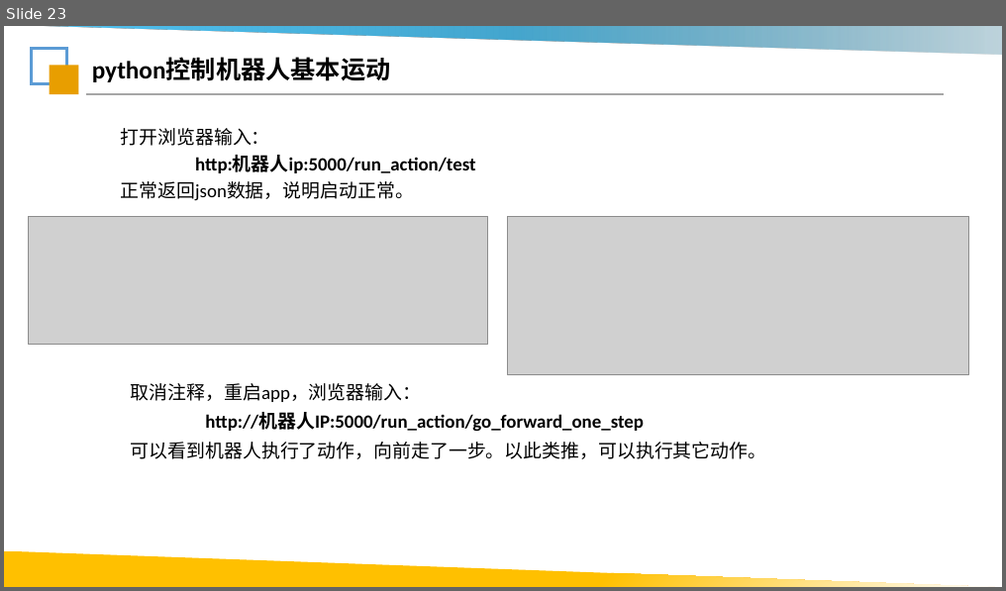
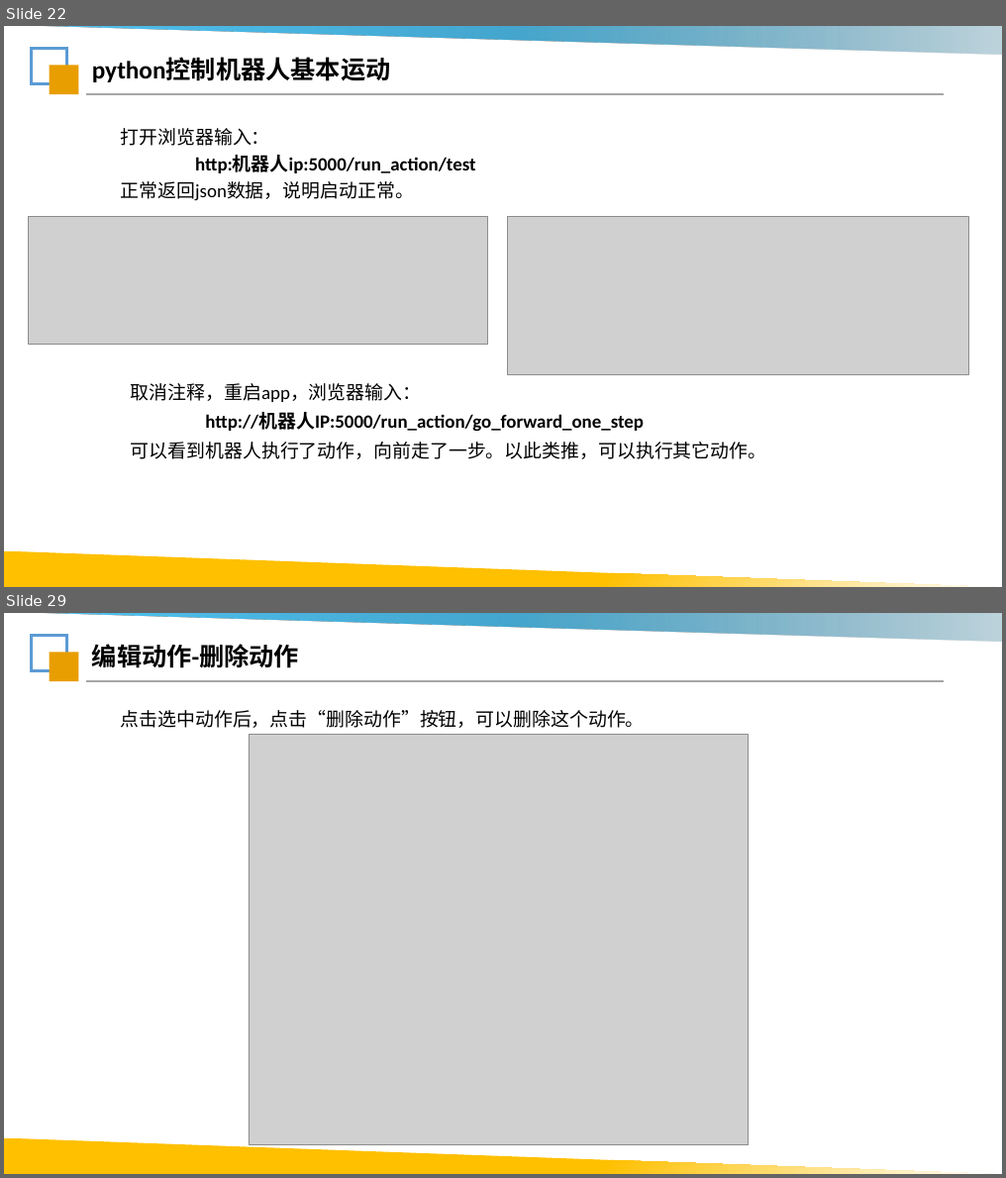
Before and after one commit to Lsnxiaoxiong/robot-course, a slide deck: ppt/第2课_Python与机器人控制.pptx. Shown one above the other, each under a label of ours: slide 23 before the commit, slides 22 and 29 after it; the slides between them are not shown. The pictures are 1006x591 and 1006x1178 pixels, drawn with LibreOffice and Linux fonts; fonts in the diff are those of the drawing; grey boxes stand for pictures; background and template pictures are left out. Boxes give left, top, right and bottom in pixels: in the first picture for what was removed or moved away, otherwise in the second. Text is boxed around its words. In the diff, an @@ line names an element or a change of style, - is before the commit and + after.

```diff
--- a/ppt/第2课_Python与机器人控制.pptx
+++ b/ppt/第2课_Python与机器人控制.pptx
@@ slide 29 added at (x1=4, y1=613, x2=1002, y2=1174), background #FFFFFF; not listed: 5 template elements that a slide beside it also shows @@
@@ text added at (x1=92, y1=644, x2=299, y2=668), 24 pt, text #000000, bold @@
+编辑动作-删除动作
@@ text added at (x1=121, y1=710, x2=645, y2=728), 18 pt, text #000000 @@
+点击选中动作后，点击“删除动作”按钮，可以删除这个动作。
@@ picture added at (x1=249, y1=735, x2=748, y2=1146) @@
@@ what was slide 23 is now slide 22 @@
```
Also in this commit, not shown: 4 slides changed, 20 other slides added, 3 slides removed, 3 other files.
